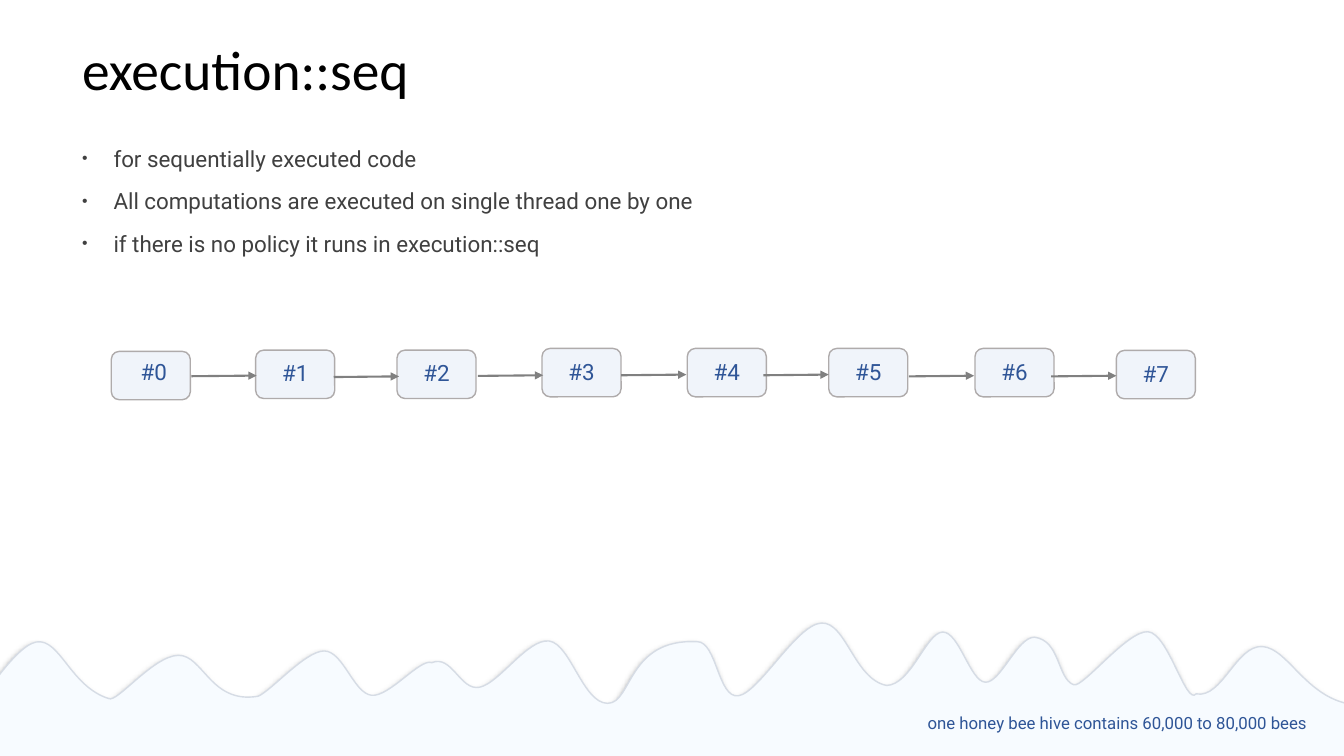
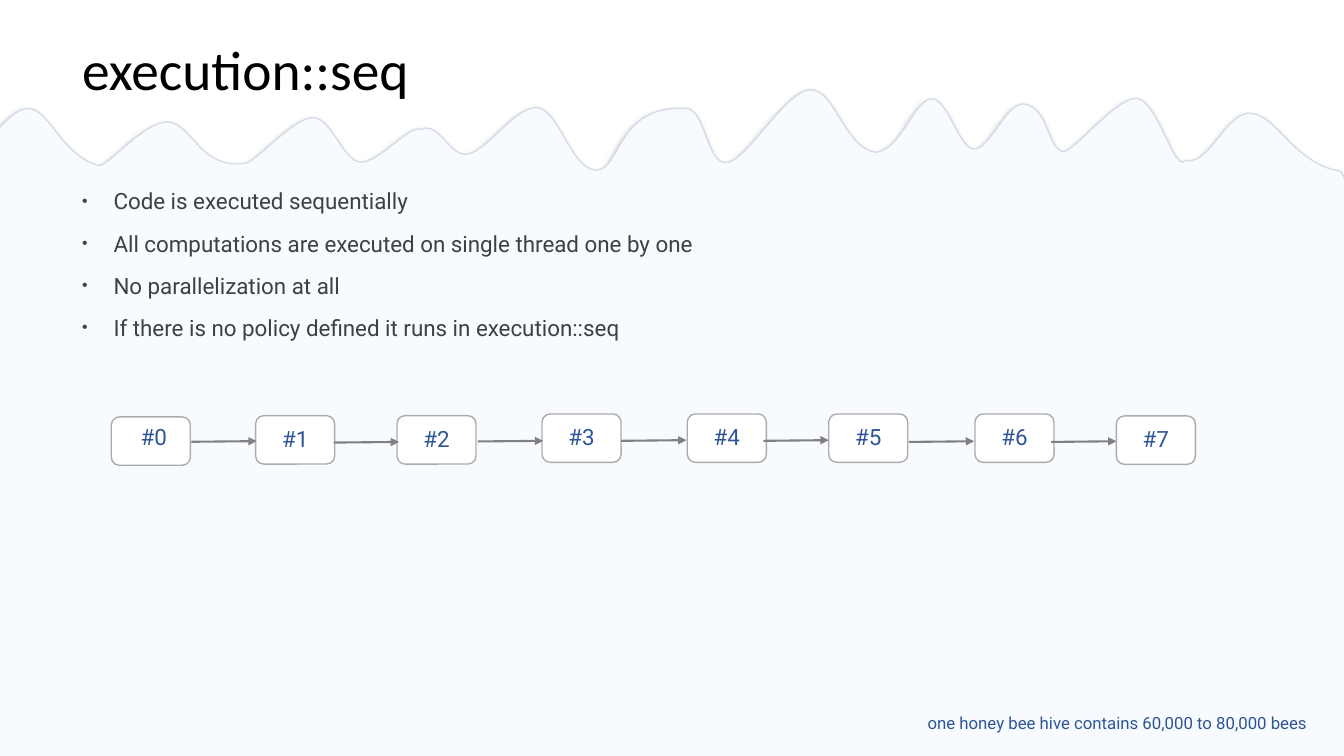
Before and after one commit to EmptySquareBubble/StoriesFromAParallelUniverse-, a slide deck: slide 33 of stories_from_a_paralel_universe.pptx (slide 31 before the commit). Drawn at 1344x756 pixels with LibreOffice and Linux fonts; fonts in the diff are those of the drawing. Boxes give left, top, right and bottom in pixels: in the first picture for what was removed or moved away, otherwise in the second. Text is boxed around its words. In the diff, an @@ line names an element or a change of style, - is before the commit and + after.

```diff
--- a/stories_from_a_paralel_universe.pptx
+++ b/stories_from_a_paralel_universe.pptx
@@ freeform shape: place and size @@
-freeform shape at (0,608,1344,747)
+freeform shape at (0,75,1344,214)
@@ rectangle: place and size @@
-rectangle at (0,714,1344,756)
+rectangle at (0,180,1344,756)
@@ text at (114,192,408,214): text changed @@
-  • for sequentially executed code
+  • Code is executed sequentially
@@ text at (114,277,619,341): text changed @@
-  • if there is no policy it runs in execution::seq
+  • No parallelization at all
+  • If there is no policy defined it runs in execution::seq
@@ 8 texts, 8 rounded rectangles, 7 arrows: place and size @@
-8 texts, 8 rounded rectangles, 7 arrows at (111,349,1196,400)
+8 texts, 8 rounded rectangles, 7 arrows at (111,414,1196,466)
@@ fill #F0F4FA to #FFFFFF in 8 elements at (111,417,190,466), (256,415,335,464), (397,415,476,464), (542,414,621,463), (688,414,766,463), (829,414,907,463), (975,414,1054,463), (1117,416,1196,465) @@
```
Also in this commit, not shown: 4 other slides changed, 7 slides added, 1 other file.
